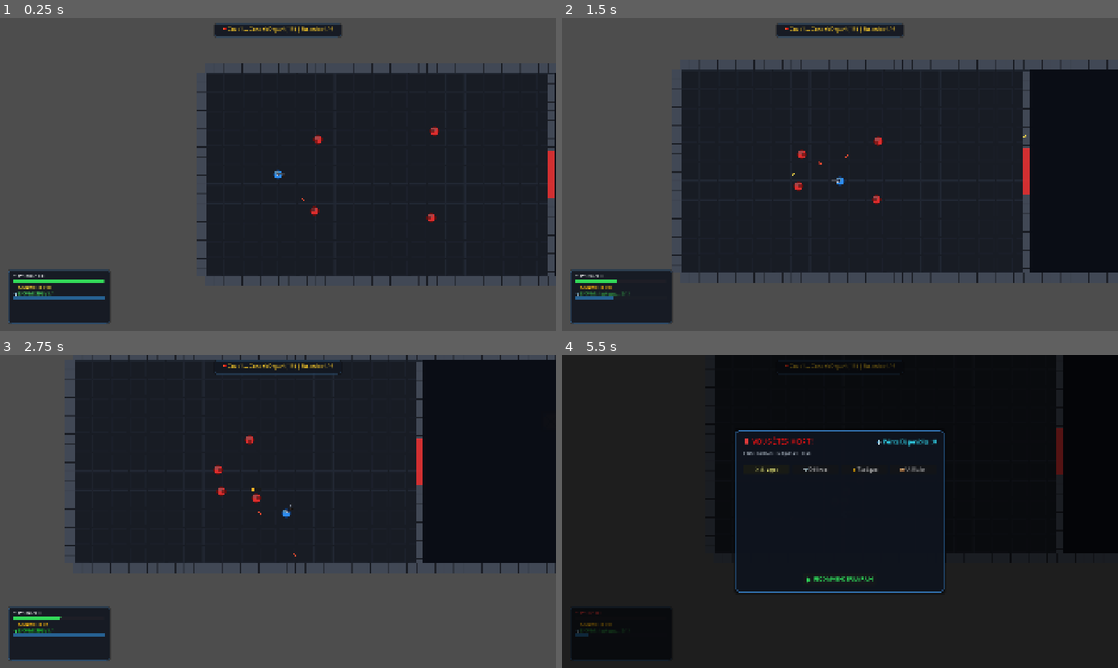
Above: before the commit, frames 1-4 (two rows, left to right).
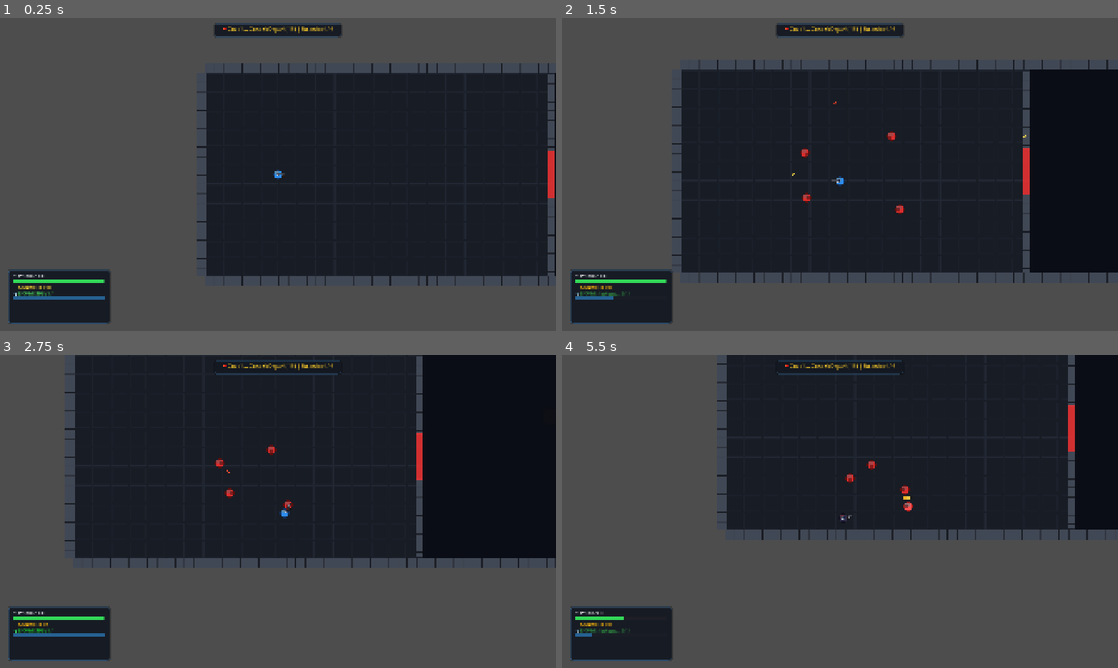
Above: after the commit, the same moments.

Repository: nparvedy/bullet-drop
Game: Godot game, scene res://scenes/levels/Zone1.tscn
The game is run twice, just before and just after one commit, with the same random seed, the same clock (stepped at 60 frames per second) and the same inputs.
Inputs (mouse positions are in pixels of both pictures, inside the frame that each line leads up to):
- Up to frame 1 (0.25 s): no input
- Up to frame 2 (1.5 s): move the mouse to (962, 158) at 0.52 s; press the mouse at (962, 158) at 0.53 s; hold D (move_right) 0.53-1.28 s; tap Shift (dash) at 0.6 s; move the mouse to (728, 190) at 1.27 s; release the mouse at (728, 190) at 1.28 s; hold S (move_down) from 1.28 s (still down); click (728, 190) at 1.35 s
- Up to frame 3 (2.75 s): tap Shift (dash) at 1.55, 2.1 s; move the mouse to (333, 442) at 2.02 s; release S (move_down) at 2.03 s; press the mouse at (333, 442) at 2.03 s; hold D (move_right) from 2.03 s (still down)
- Up to frame 4 (5.5 s): move the mouse to (812, 574) at 2.77 s; release D (move_right) at 2.78 s; release the mouse at (812, 574) at 2.78 s; hold Z (move_up) 2.78-3.53 s; click (812, 574) at 2.85 s; tap Shift (dash) at 3.05, 3.6, 4.55, 5.1 s; move the mouse to (1006, 558) at 3.52 s; press the mouse at (1006, 558) at 3.53 s; hold Q (move_left) 3.53-5.03 s; move the mouse to (673, 464) at 4.27 s; release the mouse at (673, 464) at 4.28 s; click (673, 464) at 4.35 s; move the mouse to (867, 511) at 5.02 s; press the mouse at (867, 511) at 5.03 s; hold S (move_down) from 5.03 s (still down)

The runs differ from the first frame. In frame 1, 0.2% of the frame differs, in the area x 54-79%, y 34-66%; in frame 2, 0.4%; in frame 3, 3.3%; in frame 4, 64%, in the area x 0-100%, y 0-100%.
Error before the commit: Invalid access to property or key 'theme_override_constants' on a base object of type 'HBoxContainer'. (res://scripts/ui/UpgradeShop.gd:109)

Commit message:
fix et animation

Diff:
--- a/scripts/entities/player/Player.gd
+++ b/scripts/entities/player/Player.gd
@@ -84,7 +84,20 @@
 	var mag_lvl = save_mgr.upgrades.get("magnet_radius", 0)
 	magnet_radius += mag_lvl * (120.0 * 0.35)
 
+var is_frozen: bool = false
+
+func set_frozen(frozen: bool) -> void:
+	is_frozen = frozen
+	if frozen:
+		velocity = Vector2.ZERO
+		is_dashing = false
+
 func _physics_process(delta: float) -> void:
+	if is_frozen:
+		velocity = Vector2.ZERO
+		move_and_slide()
+		return
+
 	# Régénération passive des points de vie
 	if current_health < max_health and current_health > 0:
 		current_health = min(max_health, current_health + hp_regen * delta)
--- a/scripts/levels/Door.gd
+++ b/scripts/levels/Door.gd
@@ -63,9 +63,45 @@
 	is_permanent_lock = true
 	set_closed(true)
 	if visual_rect:
-		visual_rect.color = Color(0.8, 0.1, 0.1, 0.95)
+		visual_rect.color = Color(0.9, 0.15, 0.15, 0.95)
+
+func close_with_animation(on_closed_callback: Callable = Callable()) -> void:
+	is_permanent_lock = true
+	is_closed = true
+
+	if visual_rect:
+		visual_rect.visible = true
+		visual_rect.color = Color(0.2, 0.95, 0.4, 0.6)
+		visual_rect.modulate.a = 1.0
+
+		# Animation de fermeture : effet d'extension de grille énergétique + flash rouge
+		var tween = create_tween()
+		if tween:
+			if orientation == "vertical":
+				visual_rect.scale = Vector2(1.0, 0.0)
+				visual_rect.pivot_offset = Vector2(16.0, width / 2.0)
+				tween.tween_property(visual_rect, "scale:y", 1.0, 0.35).set_trans(Tween.TRANS_QUAD).set_ease(Tween.EASE_OUT)
+			else:
+				visual_rect.scale = Vector2(0.0, 1.0)
+				visual_rect.pivot_offset = Vector2(width / 2.0, 16.0)
+				tween.tween_property(visual_rect, "scale:x", 1.0, 0.35).set_trans(Tween.TRANS_QUAD).set_ease(Tween.EASE_OUT)
+
+			tween.tween_property(visual_rect, "color", Color(2.5, 2.5, 2.5), 0.1) # Flash lumineux
+			tween.tween_property(visual_rect, "color", Color(0.9, 0.15, 0.15, 0.95), 0.15) # Rouge alerte verrouillé
+
+			tween.tween_callback(func():
+				if collision_shape:
+					collision_shape.set_deferred("disabled", false)
+				if on_closed_callback.is_valid():
+					on_closed_callback.call()
+			)
+			return
+
+	if collision_shape:
+		collision_shape.set_deferred("disabled", false)
+	if on_closed_callback.is_valid():
+		on_closed_callback.call()
 
 func _on_trigger_body_entered(body: Node2D) -> void:
-	if body.is_in_group("player") or body.name == "Player":
-		# Quand le joueur passe la porte, celle-ci se verrouille définitivement
-		lock_permanently()
+	# Géré directement par Room.gd lors de l'entrée dans la salle suivante
+	pass
--- a/scripts/levels/Room.gd
+++ b/scripts/levels/Room.gd
@@ -26,6 +26,7 @@
 
 var is_active: bool = false
 var is_cleared: bool = false
+var is_starting_sequence: bool = false
 var enemies_spawned: int = 0
 var enemies_defeated: int = 0
 var current_wave: int = 0
@@ -46,62 +47,22 @@
 	if bounds_area:
 		bounds_area.body_entered.connect(_on_bounds_body_entered)
 
-	# La porte de sortie de la salle commence fermée (verrouillée jusqu'au nettoyage)
+	# La porte de sortie commence fermée
 	if exit_door:
 		exit_door.set_closed(true)
 
-	# S'assurer que le brouillard masque la salle initialement si ce n'est pas la première
+	# Brouillard initial
 	if fog_overlay:
 		fog_overlay.visible = true
 		if room_index == 1:
-			fog_overlay.modulate.a = 0.0 # Salle 1 découverte immédiatement
-
-func _on_bounds_body_entered(body: Node2D) -> void:
-	if is_active or is_cleared:
-		return
-	if body.is_in_group("player") or body.name == "Player":
-		activate_room()
-
-func activate_room() -> void:
-	if is_active or is_cleared:
-		return
-	is_active = true
-
-	# Fermer et verrouiller définitivement la porte d'entrée
-	if entry_door:
-		entry_door.lock_permanently()
-
-	# Dissiper le brouillard de guerre avec un fondu fluide
-	if fog_overlay:
-		var tween = create_tween()
-		tween.tween_property(fog_overlay, "modulate:a", 0.0, 0.6).set_trans(Tween.TRANS_QUAD).set_ease(Tween.EASE_OUT)
-		tween.tween_callback(func(): fog_overlay.visible = false)
-
-	# Notifier l'interface
-	var bus = get_node_or_null("/root/EventBus") if is_inside_tree() else null
-	if bus:
-		bus.room_entered.emit(room_index, 5, room_name)
-		bus.room_enemies_updated.emit(total_enemies, total_enemies)
-
-	# Démarrer le spawn
-	_start_spawning()
-
-func _start_spawning() -> void:
-	match spawn_mode:
-		SpawnMode.ALL_AT_ONCE:
-			for i in range(total_enemies):
-				_spawn_enemy()
-		SpawnMode.WAVES:
-			current_wave = 1
-			var count_in_wave = total_enemies / wave_count
-			for i in range(count_in_wave):
-				_spawn_enemy()
-		SpawnMode.PROGRESSIVE:
-			_spawn_enemy() # Premier monstre immédiat
-		SpawnMode.BOSS:
-			_spawn_boss()
+			fog_overlay.modulate.a = 0.0
 
 func _process(delta: float) -> void:
+	# Si la salle n'est pas encore activée et qu'un joueur est présent, vérifier s'il est bien entré
+	if not is_active and not is_cleared and not is_starting_sequence and room_index > 1:
+		_check_player_entry()
+		return
+
 	if not is_active or is_cleared:
 		return
 
@@ -110,9 +71,124 @@
 			progressive_timer += delta
 			if progressive_timer >= progressive_interval:
 				progressive_timer = 0.0
-				_spawn_enemy()
-
-func _spawn_enemy() -> void:
+				_spawn_enemy(true)
+
+func _on_bounds_body_entered(body: Node2D) -> void:
+	if is_active or is_cleared or is_starting_sequence:
+		return
+	if body.is_in_group("player") or body.name == "Player":
+		_check_player_entry()
+
+func _find_player_node() -> Node2D:
+	if is_inside_tree() and get_tree():
+		var p = get_tree().get_first_node_in_group("player")
+		if p and is_instance_valid(p):
+			return p
+	var cur = get_parent()
+	while cur:
+		if cur.has_node("Player"):
+			return cur.get_node("Player")
+		cur = cur.get_parent()
+	return null
+
+func _check_player_entry() -> void:
+	if is_active or is_cleared or is_starting_sequence:
+		return
+
+	var player = _find_player_node()
+	if not player or not is_instance_valid(player):
+		return
+
+	# Pour les salles 2+, s'assurer que le joueur a bien franchi la porte d'entrée (+80px à l'intérieur)
+	if entry_door:
+		var entry_threshold_x = entry_door.global_position.x + 80.0
+		if player.global_position.x < entry_threshold_x:
+			return # Le joueur n'est pas encore assez avancé dans la salle suivante
+
+	activate_room()
+
+func activate_room() -> void:
+	if is_active or is_cleared:
+		return
+	is_starting_sequence = true
+	is_active = true
+
+	var player = _find_player_node()
+	if player and is_instance_valid(player):
+		if player.has_method("set_frozen"):
+			player.set_frozen(true)
+		# Nudge de sécurité vers l'intérieur si nécessaire
+		if entry_door and player.global_position.x < entry_door.global_position.x + 120.0:
+			var pt = player.create_tween()
+			if pt:
+				pt.tween_property(player, "global_position:x", entry_door.global_position.x + 140.0, 0.25).set_trans(Tween.TRANS_QUAD).set_ease(Tween.EASE_OUT)
+
+	# Dissipation du brouillard
+	if fog_overlay:
+		var tween = create_tween()
+		if tween:
+			tween.tween_property(fog_overlay, "modulate:a", 0.0, 0.5).set_trans(Tween.TRANS_QUAD).set_ease(Tween.EASE_OUT)
+			tween.tween_callback(func(): fog_overlay.visible = false)
+		else:
+			fog_overlay.visible = false
+
+	# Interface
+	var bus = get_node_or_null("/root/EventBus") if is_inside_tree() else null
+	if bus:
+		bus.room_entered.emit(room_index, 5, room_name)
+		bus.room_enemies_updated.emit(total_enemies, total_enemies)
+
+	# Fermeture animée de la porte d'entrée
+	if entry_door:
+		entry_door.close_with_animation(func():
+			if player and is_instance_valid(player) and player.has_method("set_frozen"):
+				player.set_frozen(false)
+			is_starting_sequence = false
+			_start_spawning()
+		)
+	else:
+		# Salle 1 : déblocage immédiat et spawn
+		if player and is_instance_valid(player) and player.has_method("set_frozen"):
+			player.set_frozen(false)
+		is_starting_sequence = false
+		var t = get_tree().create_timer(0.3) if is_inside_tree() else null
+		if t:
+			t.timeout.connect(_start_spawning)
+		else:
+			_start_spawning()
+
+func _start_spawning() -> void:
+	match spawn_mode:
+		SpawnMode.ALL_AT_ONCE:
+			for i in range(total_enemies):
+				var delay = i * 0.22
+				if delay > 0.0 and is_inside_tree():
+					var t = get_tree().create_timer(delay)
+					t.timeout.connect(func():
+						if is_active and not is_cleared:
+							_spawn_enemy(true)
+					)
+				else:
+					_spawn_enemy(true)
+		SpawnMode.WAVES:
+			current_wave = 1
+			var count_in_wave = total_enemies / wave_count
+			for i in range(count_in_wave):
+				var delay = i * 0.22
+				if delay > 0.0 and is_inside_tree():
+					var t = get_tree().create_timer(delay)
+					t.timeout.connect(func():
+						if is_active and not is_cleared:
+							_spawn_enemy(true)
+					)
+				else:
+					_spawn_enemy(true)
+		SpawnMode.PROGRESSIVE:
+			_spawn_enemy(true) # Premier monstre
+		SpawnMode.BOSS:
+			_spawn_boss(true)
+
+func _spawn_enemy(with_anim: bool = true) -> void:
 	if not enemy_scene:
 		enemy_scene = load("res://scenes/entities/enemies/Enemy.tscn")
 	if not enemy_scene:
@@ -138,6 +214,18 @@
 
 	enemy.global_position = spawn_pos
 
+	if with_anim:
+		enemy.scale = Vector2.ZERO
+		enemy.modulate = Color(2.5, 2.5, 2.5)
+		var st = enemy.create_tween()
+		if st:
+			st.set_parallel(true)
+			st.tween_property(enemy, "scale", Vector2.ONE, 0.35).set_trans(Tween.TRANS_BACK).set_ease(Tween.EASE_OUT)
+			st.tween_property(enemy, "modulate", Color.WHITE, 0.35)
+		else:
+			enemy.scale = Vector2.ONE
+			enemy.modulate = Color.WHITE
+
 	# Chance d'être tireur augmente avec les salles (R1: 30%, R2: 50%, R3: 65%, R4: 80%)
 	var shooter_chance = 0.2 + (room_index * 0.15)
 	enemy.can_shoot = (randf() <= shooter_chance)
@@ -151,7 +239,7 @@
 	else:
 		enemy.tree_exited.connect(func(): _on_enemy_died(enemy))
 
-func _spawn_boss() -> void:
+func _spawn_boss(with_anim: bool = true) -> void:
 	if not boss_scene:
 		boss_scene = load("res://scenes/entities/enemies/BossEnemy.tscn")
 	if not boss_scene:
@@ -171,6 +259,18 @@
 	boss.global_position = spawn_pos
 	boss.level = 5
 	boss.zone_number = 1
+
+	if with_anim:
+		boss.scale = Vector2.ZERO
+		boss.modulate = Color(2.5, 2.5, 2.5)
+		var bt = boss.create_tween()
+		if bt:
+			bt.set_parallel(true)
+			bt.tween_property(boss, "scale", Vector2.ONE, 0.5).set_trans(Tween.TRANS_BACK).set_ease(Tween.EASE_OUT)
+			bt.tween_property(boss, "modulate", Color.WHITE, 0.5)
+		else:
+			boss.scale = Vector2.ONE
+			boss.modulate = Color.WHITE
 
 	active_enemies.append(boss)
 	enemies_spawned += 1
@@ -196,8 +296,16 @@
 		if active_enemies.size() == 0 and enemies_spawned < total_enemies:
 			current_wave += 1
 			for i in range(wave_size):
-				if enemies_spawned < total_enemies:
-					_spawn_enemy()
+				var delay = i * 0.22
+				if delay > 0.0 and is_inside_tree():
+					var t = get_tree().create_timer(delay)
+					t.timeout.connect(func():
+						if is_active and not is_cleared and enemies_spawned < total_enemies:
+							_spawn_enemy(true)
+					)
+				else:
+					if enemies_spawned < total_enemies:
+						_spawn_enemy(true)
 
 	# Vérification de la complétion de la salle
 	if enemies_defeated >= total_enemies:
--- a/scripts/weapons/Weapon.gd
+++ b/scripts/weapons/Weapon.gd
@@ -100,6 +100,10 @@
 	if not can_shoot:
 		return false
 
+	var player_owner = get_parent() as Player
+	if player_owner and player_owner.is_frozen:
+		return false
+
 	if current_ammo <= 0:
 		_play_empty_click()
 		return false
